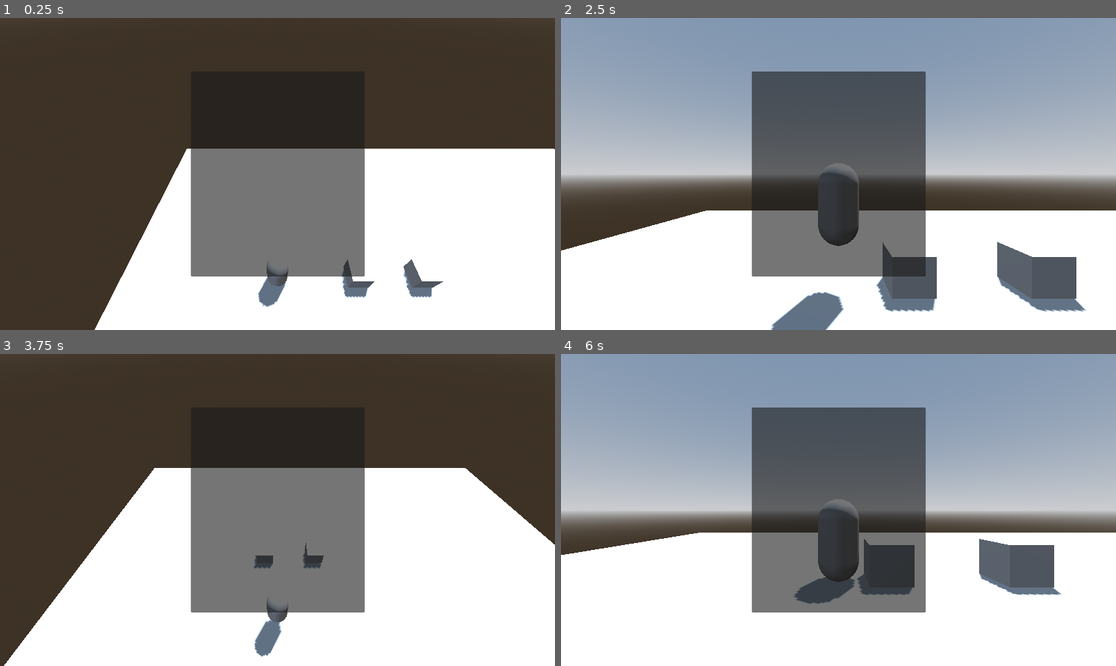
Above: before the commit, frames 1-4 (two rows, left to right).
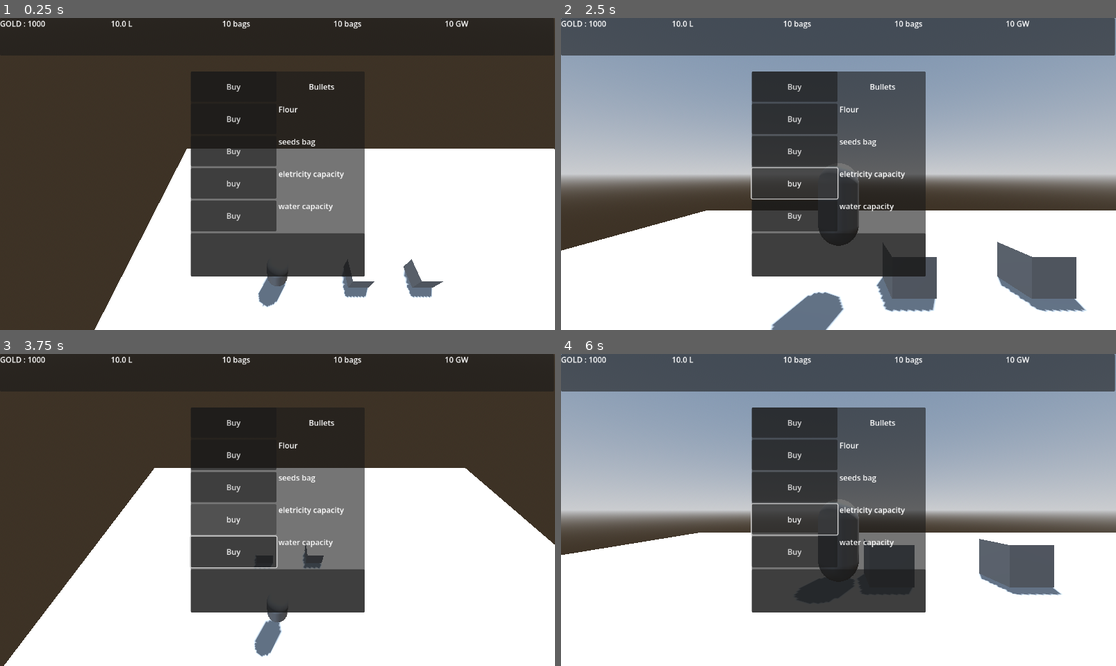
Above: after the commit, the same moments.

Repository: abody2k/Of-mice-and-cheese
Game: Godot game, scene res://scenes/main.tscn
Two runs of this game, one before a commit and one after it. Both use one fixed random seed, a clock stepped at 60 frames per second and the inputs below.
Inputs (mouse positions are in pixels of both pictures, inside the frame that each line leads up to):
- Up to frame 1 (0.25 s): no input
- Up to frame 2 (2.5 s): click (794, 86) at 0.5 s, where only the run after the commit has a clickable "Buy"; click (794, 183) at 1.25 s, where only the run after the commit has a clickable "buy"; tap Enter (ui_accept) at 2, 2.27 s; hold Right (ui_right) from 2.03 s (still down); tap F (switch_views) at 2.1 s
- Up to frame 3 (3.75 s): release Right (ui_right) at 2.78 s; hold Down (ui_down) 2.78-3.53 s; tap F (switch_views) at 2.85, 3.6 s; tap Enter (ui_accept) at 3.02 s; hold Right (ui_right) from 3.53 s (still down)
- Up to frame 4 (6 s): release Right (ui_right) at 4.28 s; hold Up (ui_up) 4.28-5.03 s; tap F (switch_views) at 4.35, 5.1, 5.85 s; tap Enter (ui_accept) at 4.52, 5.27 s; hold Left (ui_left) from 5.03 s (still down)

The runs differ from the first frame. In frame 1, 9.4% of the frame differs, in the area x 0-100%, y 0-83%; in frame 2, 21%; in frame 3, 10%; in frame 4, 22%.

Commit message:
adding top menu for status and market menu

Diff:
--- a/scenes/main.tscn
+++ b/scenes/main.tscn
@@ -130,7 +130,7 @@
 
 [node name="CanvasLayer" type="CanvasLayer" parent="Control" unique_id=2117480871]
 
-[node name="Panel" type="Panel" parent="Control/CanvasLayer" unique_id=1991983205]
+[node name="shop" type="Panel" parent="Control/CanvasLayer" unique_id=1991983205]
 anchors_preset = -1
 anchor_left = 0.34300002
 anchor_top = 0.171
@@ -143,6 +143,132 @@
 grow_horizontal = 2
 grow_vertical = 2
 
+[node name="VBoxContainer" type="VBoxContainer" parent="Control/CanvasLayer/shop" unique_id=716800343]
+layout_mode = 1
+anchors_preset = 15
+anchor_right = 1.0
+anchor_bottom = 1.0
+grow_horizontal = 2
+grow_vertical = 2
+
+[node name="bullets" type="HBoxContainer" parent="Control/CanvasLayer/shop/VBoxContainer" unique_id=577780667]
+layout_mode = 2
+size_flags_vertical = 3
+
+[node name="Button" type="Button" parent="Control/CanvasLayer/shop/VBoxContainer/bullets" unique_id=971692114]
+layout_mode = 2
+size_flags_horizontal = 3
+text = "Buy"
+
+[node name="gold" type="RichTextLabel" parent="Control/CanvasLayer/shop/VBoxContainer/bullets" unique_id=947789170]
+layout_mode = 2
+size_flags_horizontal = 3
+text = "Bullets"
+horizontal_alignment = 1
+vertical_alignment = 1
+
+[node name="flour" type="HBoxContainer" parent="Control/CanvasLayer/shop/VBoxContainer" unique_id=1500659906]
+layout_mode = 2
+size_flags_vertical = 3
+
+[node name="Button" type="Button" parent="Control/CanvasLayer/shop/VBoxContainer/flour" unique_id=362923890]
+layout_mode = 2
+size_flags_horizontal = 3
+text = "Buy"
+
+[node name="gold" type="RichTextLabel" parent="Control/CanvasLayer/shop/VBoxContainer/flour" unique_id=446627262]
+layout_mode = 2
+size_flags_horizontal = 3
+text = "Flour"
+
+[node name="seeds" type="HBoxContainer" parent="Control/CanvasLayer/shop/VBoxContainer" unique_id=911653299]
+layout_mode = 2
+size_flags_vertical = 3
+
+[node name="Button" type="Button" parent="Control/CanvasLayer/shop/VBoxContainer/seeds" unique_id=1230304967]
+layout_mode = 2
+size_flags_horizontal = 3
+text = "Buy"
+
+[node name="gold" type="RichTextLabel" parent="Control/CanvasLayer/shop/VBoxContainer/seeds" unique_id=83882673]
+layout_mode = 2
+size_flags_horizontal = 3
+text = "seeds bag"
+
+[node name="electricity" type="HBoxContainer" parent="Control/CanvasLayer/shop/VBoxContainer" unique_id=2030950987]
+layout_mode = 2
+size_flags_vertical = 3
+
+[node name="Button" type="Button" parent="Control/CanvasLayer/shop/VBoxContainer/electricity" unique_id=787772448]
+layout_mode = 2
+size_flags_horizontal = 3
+text = "buy"
+
+[node name="gold" type="RichTextLabel" parent="Control/CanvasLayer/shop/VBoxContainer/electricity" unique_id=315627556]
+layout_mode = 2
+size_flags_horizontal = 3
+text = "eletricity capacity"
+
+[node name="water" type="HBoxContainer" parent="Control/CanvasLayer/shop/VBoxContainer" unique_id=1618362023]
+layout_mode = 2
+size_flags_vertical = 3
+
+[node name="Button" type="Button" parent="Control/CanvasLayer/shop/VBoxContainer/water" unique_id=542833859]
+layout_mode = 2
+size_flags_horizontal = 3
+text = "Buy"
+
+[node name="gold" type="RichTextLabel" parent="Control/CanvasLayer/shop/VBoxContainer/water" unique_id=947461]
+layout_mode = 2
+size_flags_horizontal = 3
+text = "water capacity"
+
+[node name="Panel" type="Panel" parent="Control/CanvasLayer/shop/VBoxContainer" unique_id=1170087763]
+layout_mode = 2
+size_flags_vertical = 3
+size_flags_stretch_ratio = 1.42
+
+[node name="Panel2" type="Panel" parent="Control/CanvasLayer" unique_id=963796606]
+anchors_preset = -1
+anchor_right = 1.0
+anchor_bottom = 0.120000005
+offset_right = -2.0
+offset_bottom = 0.23999786
+grow_horizontal = 2
+
+[node name="HBoxContainer" type="HBoxContainer" parent="Control/CanvasLayer/Panel2" unique_id=1061719477]
+layout_mode = 1
+anchors_preset = 15
+anchor_right = 1.0
+anchor_bottom = 1.0
+grow_horizontal = 2
+grow_vertical = 2
+
+[node name="gold" type="RichTextLabel" parent="Control/CanvasLayer/Panel2/HBoxContainer" unique_id=535334839]
+layout_mode = 2
+size_flags_horizontal = 3
+text = "GOLD : 1000"
+
+[node name="water" type="RichTextLabel" parent="Control/CanvasLayer/Panel2/HBoxContainer" unique_id=45887949]
+layout_mode = 2
+size_flags_horizontal = 3
+text = "10.0 L"
+
+[node name="flour" type="RichTextLabel" parent="Control/CanvasLayer/Panel2/HBoxContainer" unique_id=671328712]
+layout_mode = 2
+size_flags_horizontal = 3
+text = "10 bags"
+
+[node name="seeds" type="RichTextLabel" parent="Control/CanvasLayer/Panel2/HBoxContainer" unique_id=418894548]
+layout_mode = 2
+size_flags_horizontal = 3
+text = "10 bags"
+
+[node name="electricity" type="RichTextLabel" parent="Control/CanvasLayer/Panel2/HBoxContainer" unique_id=1190309748]
+layout_mode = 2
+size_flags_horizontal = 3
+text = "10 GW"
+
 [connection signal="timeout" from="rain" to="." method="_on_rain_timeout"]
 [connection signal="timeout" from="raining" to="." method="_on_raining_timeout"]
 [connection signal="timeout" from="waves" to="." method="_on_waves_timeout"]
